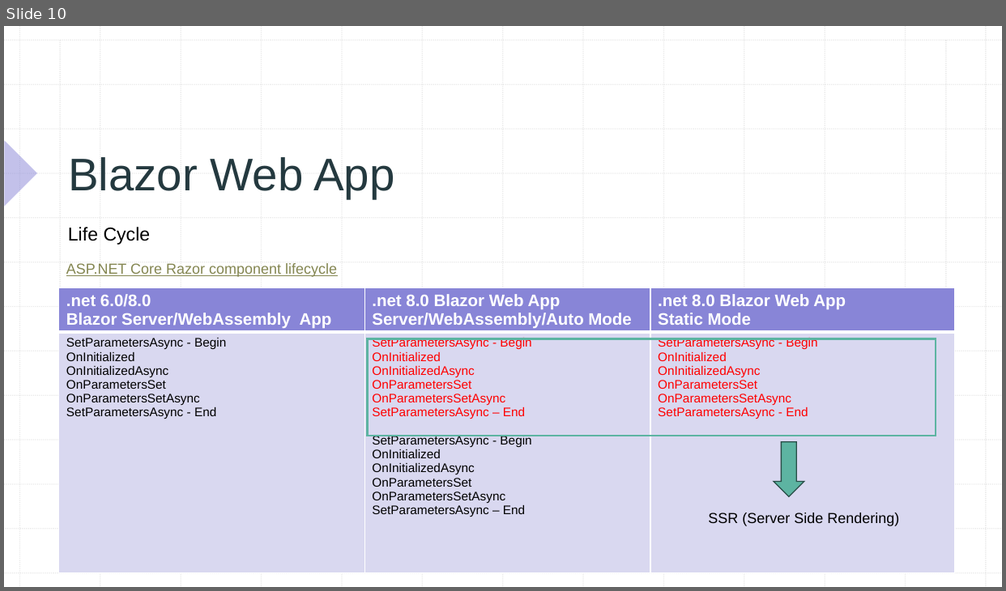
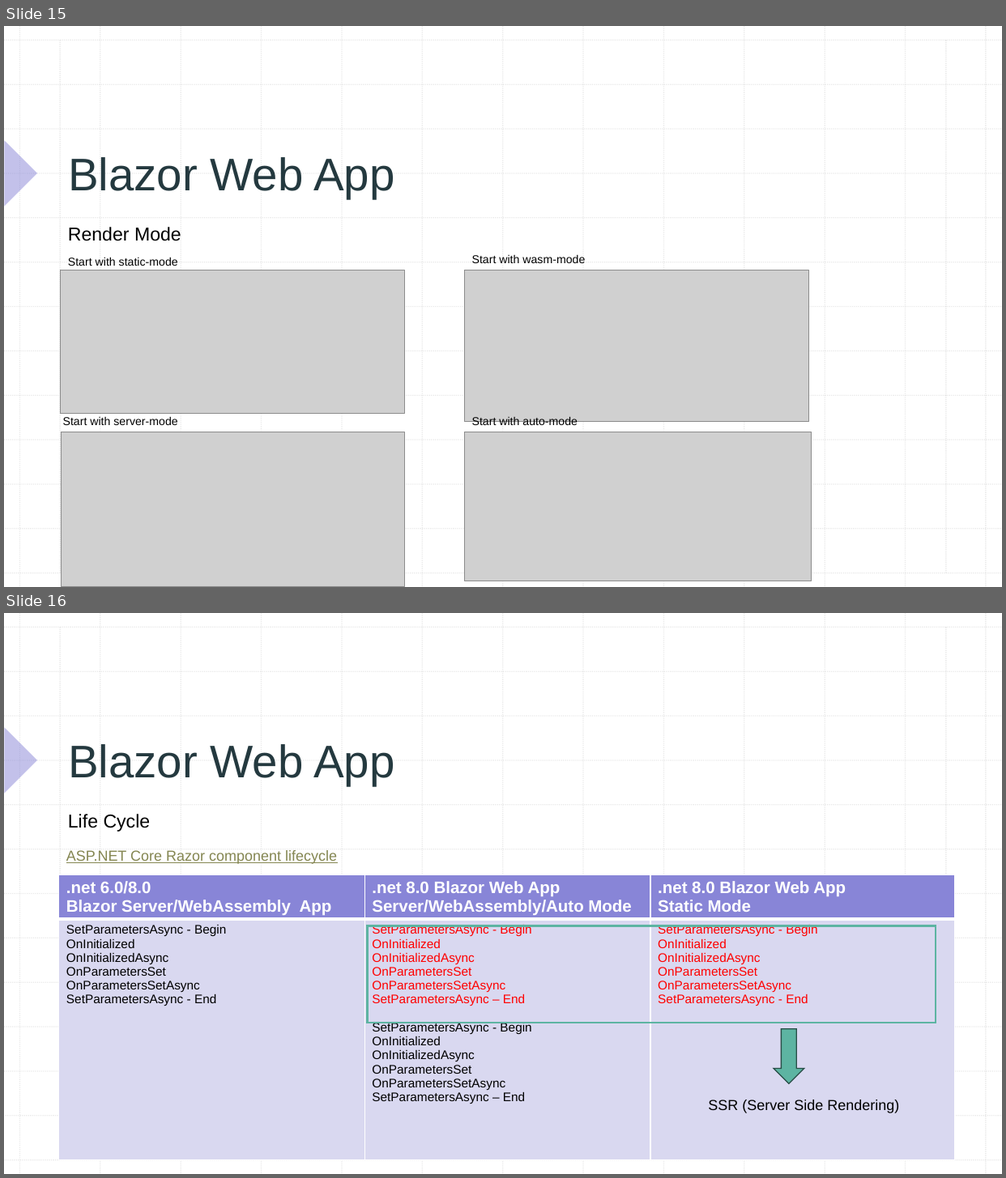
Before and after one commit to xccu/NetCore-Demo, a slide deck: Blazor in .net 8.pptx. Shown one above the other, each under a label of ours: slide 10 before the commit, slides 15 and 16 after it. The pictures are 1006x591 and 1006x1178 pixels, drawn with LibreOffice and Linux fonts; fonts in the diff are those of the drawing; grey boxes stand for pictures. Boxes give left, top, right and bottom in pixels: in the first picture for what was removed or moved away, otherwise in the second. Text is boxed around its words. In the diff, an @@ line names an element or a change of style, - is before the commit and + after.

```diff
--- a/Blazor in .net 8.pptx
+++ b/Blazor in .net 8.pptx
@@ slide 15 added at [4, 26, 1002, 587], background #FFFFFF; not listed: 29 template elements that a slide beside it also shows @@
@@ title added at [68, 157, 394, 199], 44 pt, text #24393F @@
+Blazor Web App
@@ text added at [68, 227, 181, 241], 18 pt, text #000000 @@
+Render Mode
@@ text added at [68, 257, 178, 266], 11 pt, text #000000 @@
+Start with static-mode
@@ text added at [472, 254, 585, 263], 11 pt, text #000000 @@
+Start with wasm-mode
@@ picture added at [61, 270, 404, 414] @@
@@ picture added at [464, 270, 808, 421] @@
@@ picture added at [62, 433, 404, 587] @@
@@ text added at [63, 416, 177, 425], 11 pt, text #000000 @@
+Start with server-mode
@@ picture added at [464, 433, 812, 582] @@
@@ text added at [472, 416, 577, 429], 11 pt, text #000000 @@
+Start with auto-mode
@@ what was slide 10 is now slide 16 @@
```
Also in this commit, not shown: 2 slides changed, 5 other slides added, 14 other files.
